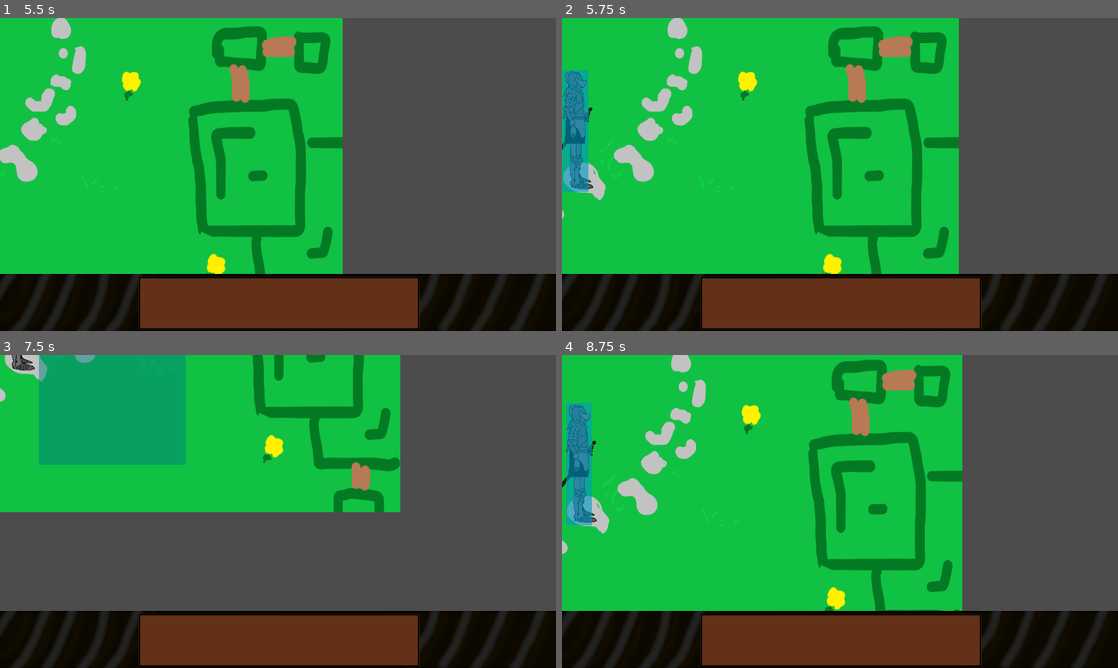
Above: before the commit, frames 1-4 (two rows, left to right).
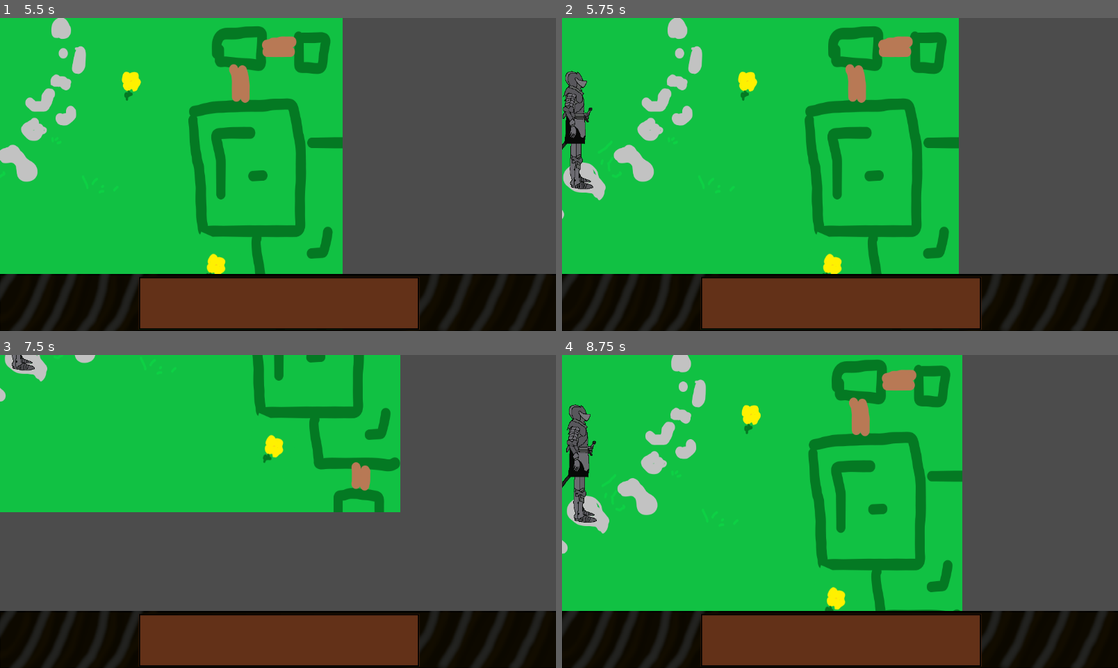
Above: after the commit, the same moments.

Repository: An0n3m0us/RSS-Godot
Game: Godot game, scene res://src/game/IntroScreen.tscn
Two runs of this game, one before a commit and one after it. Both use one fixed random seed, a clock stepped at 60 frames per second and the inputs below.
Inputs (mouse positions are in pixels of both pictures, inside the frame that each line leads up to):
- Up to frame 1 (5.5 s): click (88, 115) at 0.5 s; click (88, 115) at 1.25 s; tap Enter at 2 s; move the mouse to (400, 158) at 2.02 s; hold Right 2.03-2.75 s; click (400, 158) at 2.17 s; drag from (166, 190) to (250, 237) at 2.77 s; move the mouse to (333, 105) at 3.52 s; hold Right 3.53-4.25 s; drag from (250, 237) to (111, 127) at 4.27 s; move the mouse to (444, 221) at 5.02 s; hold Left from 5.03 s (still down)
- Up to frame 2 (5.75 s): keep holding Left
- Up to frame 3 (7.5 s): release Left at 5.75 s; drag from (111, 464) to (194, 433) at 5.77 s; tap Space at 6.5 s; move the mouse to (305, 511) at 6.52 s; hold Down 6.53-7.25 s; click (305, 511) at 6.67 s; drag from (194, 433) to (166, 527) at 7.27 s
- Up to frame 4 (8.75 s): move the mouse to (962, 495) at 8.02 s; hold Up from 8.03 s (still down)

Frame 1 is identical in both runs. In frame 2, 1.8% of the frame differs, in the area x 0-5%, y 16-56%; in frame 3, 9.3%, in the area x 7-34%, y 0-36%; in frame 4, 1.8%.
Error after the commit: Invalid set index 'visible' (on base: 'null instance') with value of type 'bool'. (res://src/scripts/GameScene.gd:35)

Commit message:
Modify files

Diff:
--- /dev/null
+++ b/src/actors/Esquire.tscn
@@ -0,0 +1,64 @@
+[gd_scene load_steps=8 format=2]
+
+[ext_resource path="res://assets/images/normalesquirebody.png" type="Texture" id=1]
+[ext_resource path="res://assets/images/normalrightleg.png" type="Texture" id=2]
+[ext_resource path="res://assets/images/normalesquirerightarm.png" type="Texture" id=3]
+[ext_resource path="res://assets/images/normalesquirehead.png" type="Texture" id=4]
+[ext_resource path="res://assets/images/normalesquireleftarm.png" type="Texture" id=5]
+[ext_resource path="res://assets/images/normalleftleg.png" type="Texture" id=6]
+
+[sub_resource type="RectangleShape2D" id=1]
+extents = Vector2( 17.3681, 132.368 )
+
+[node name="Esquire" type="KinematicBody2D"]
+
+[node name="AnimationPlayer" type="AnimationPlayer" parent="."]
+
+[node name="Tween" type="Tween" parent="."]
+
+[node name="Pivot" type="Position2D" parent="."]
+position = Vector2( 1.9495, 34.9729 )
+
+[node name="Arm_Left" type="Sprite" parent="Pivot"]
+position = Vector2( -9.7265, -76.1909 )
+texture = ExtResource( 5 )
+offset = Vector2( 13, 68 )
+
+[node name="Body" type="Sprite" parent="Pivot"]
+position = Vector2( -1.9495, -34.9729 )
+texture = ExtResource( 1 )
+
+[node name="Head" type="Sprite" parent="Pivot"]
+position = Vector2( 4.1445, -92.7029 )
+texture = ExtResource( 4 )
+offset = Vector2( 0, -14 )
+
+[node name="Leg_Left" type="Sprite" parent="Pivot"]
+position = Vector2( 1.6235, 30.2911 )
+texture = ExtResource( 6 )
+offset = Vector2( 12, 46 )
+
+[node name="Leg_Right" type="Sprite" parent="Pivot"]
+position = Vector2( 2.2475, 35.6711 )
+texture = ExtResource( 2 )
+offset = Vector2( 11, 48 )
+
+[node name="Arm_Right" type="Sprite" parent="Pivot"]
+position = Vector2( -6.3325, -75.1219 )
+texture = ExtResource( 3 )
+offset = Vector2( -5, 43 )
+
+[node name="Selection" type="ColorRect" parent="Pivot"]
+visible = false
+margin_left = -27.9495
+margin_top = -133.973
+margin_right = 31.0505
+margin_bottom = 140.027
+color = Color( 0, 0.603922, 0.764706, 0.603922 )
+__meta__ = {
+"_edit_use_anchors_": false
+}
+
+[node name="CollisionShape2D" type="CollisionShape2D" parent="."]
+position = Vector2( 1.9495, 34.9729 )
+shape = SubResource( 1 )
--- a/src/actors/Knight.tscn
+++ /dev/null
@@ -1,45 +0,0 @@
-[gd_scene load_steps=8 format=2]
-
-[ext_resource path="res://assets/images/normalesquireleftarm.png" type="Texture" id=1]
-[ext_resource path="res://assets/images/normalesquirehead.png" type="Texture" id=2]
-[ext_resource path="res://assets/images/normalrightleg.png" type="Texture" id=3]
-[ext_resource path="res://assets/images/normalleftleg.png" type="Texture" id=4]
-[ext_resource path="res://assets/images/normalesquirebody.png" type="Texture" id=5]
-[ext_resource path="res://assets/images/normalesquirerightarm.png" type="Texture" id=6]
-
-[sub_resource type="RectangleShape2D" id=1]
-extents = Vector2( 28.6013, 137.309 )
-
-[node name="Knight" type="KinematicBody2D"]
-
-[node name="Arm_Left" type="Sprite" parent="."]
-position = Vector2( -7.777, -41.218 )
-texture = ExtResource( 1 )
-offset = Vector2( 13, 68 )
-
-[node name="Body" type="Sprite" parent="."]
-texture = ExtResource( 5 )
-
-[node name="Head" type="Sprite" parent="."]
-position = Vector2( 6.094, -57.73 )
-texture = ExtResource( 2 )
-offset = Vector2( 0, -14 )
-
-[node name="Leg_Left" type="Sprite" parent="."]
-position = Vector2( 3.573, 65.264 )
-texture = ExtResource( 4 )
-offset = Vector2( 12, 46 )
-
-[node name="Leg_Right" type="Sprite" parent="."]
-position = Vector2( 4.197, 70.644 )
-texture = ExtResource( 3 )
-offset = Vector2( 11, 48 )
-
-[node name="Arm_Right" type="Sprite" parent="."]
-position = Vector2( -4.383, -40.149 )
-texture = ExtResource( 6 )
-offset = Vector2( -5, 43 )
-
-[node name="CollisionShape2D" type="CollisionShape2D" parent="."]
-position = Vector2( 1.9495, 34.9729 )
-shape = SubResource( 1 )
--- a/src/game/GameScene.tscn
+++ b/src/game/GameScene.tscn
@@ -71,17 +71,17 @@
 "_edit_use_anchors_": false
 }
 
-[node name="Knight" type="KinematicBody2D" parent="."]
+[node name="Esquire" type="KinematicBody2D" parent="."]
 position = Vector2( 411.693, 227.522 )
 
-[node name="Sprite" type="Sprite" parent="Knight"]
+[node name="Sprite" type="Sprite" parent="Esquire"]
 texture = ExtResource( 7 )
 
-[node name="CollisionShape2D" type="CollisionShape2D" parent="Knight"]
+[node name="CollisionShape2D" type="CollisionShape2D" parent="Esquire"]
 position = Vector2( -14.4133, 30.0754 )
 shape = SubResource( 1 )
 
-[node name="ColorRect" type="ColorRect" parent="Knight"]
+[node name="ColorRect" type="ColorRect" parent="Esquire"]
 visible = false
 margin_left = -44.0
 margin_top = -108.0
--- a/src/scripts/GameScene.gd
+++ b/src/scripts/GameScene.gd
@@ -1,11 +1,11 @@
 extends Node2D
+
+# Big thanks to KidsCanCode for drag-select code
 
 var dragging = false  # Are we currently dragging?
 var selected = []  # Array of selected units.
 var drag_start = Vector2.ZERO  # Location where drag began.
 var select_rect = RectangleShape2D.new()  # Collision shape for drag box.
-
-# Big thanks to KidsCanCode for drag-select code
 
 var mouseFrom = 0
 var mouseTo = 0
@@ -18,7 +18,6 @@
 				drag_start = event.position
 			else:
 				for item in selected:
-
 					item.position = Vector2(50, 50)
 					$Knight/ColorRect.visible = false
 				selected = []
